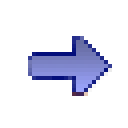
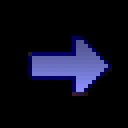
Layers edited between the first and the second 128 x 128 image:
painted on "Ebene 1" over bbox(28, 36, 112, 96)
